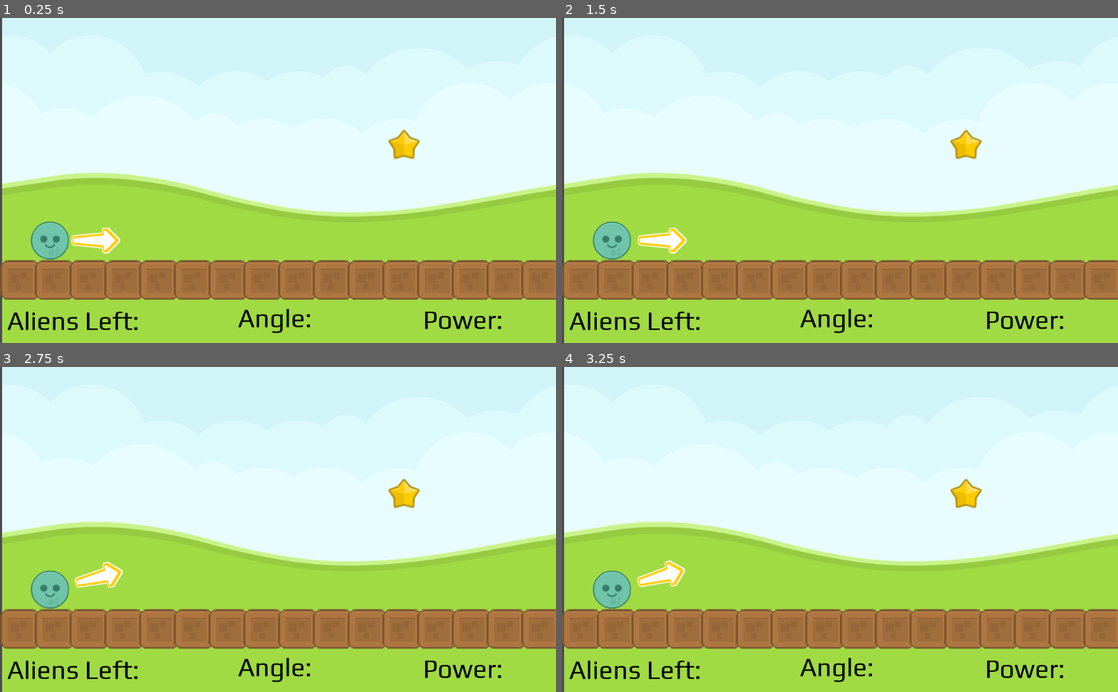
Above: before the commit, frames 1-4 (two rows, left to right).
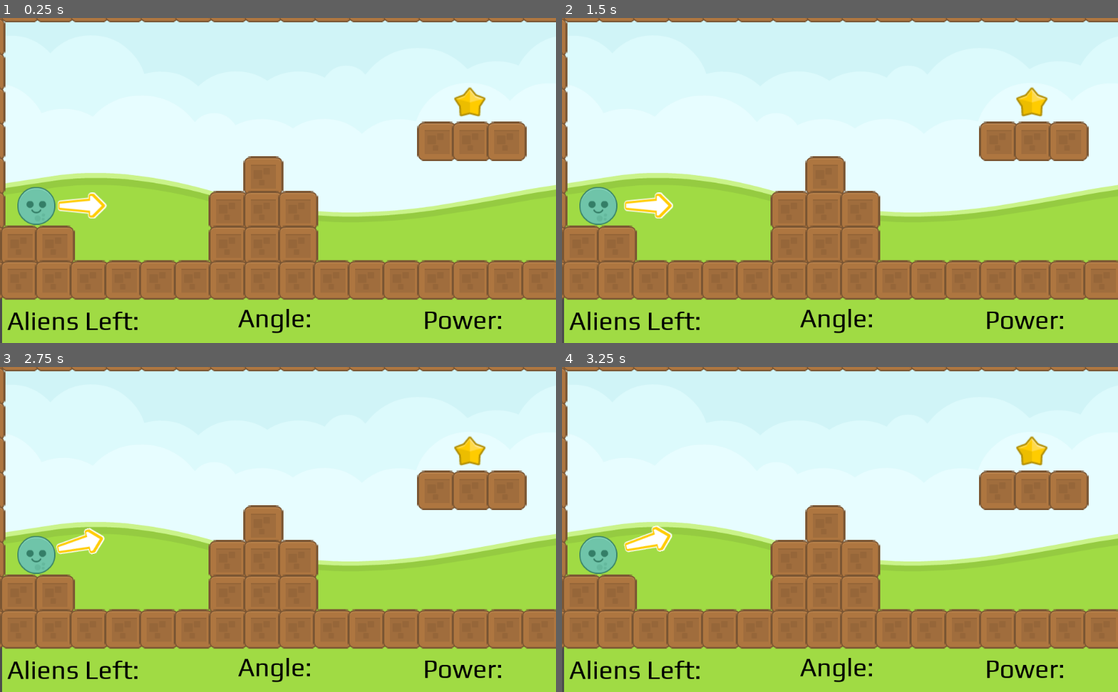
Above: after the commit, the same moments.

Repository: bsu-cs315/P1-ncbarber
Game: Godot game, scene res://src/Level.tscn
Two runs of this game, one before a commit and one after it. Both use one fixed random seed, a clock stepped at 60 frames per second and the inputs below.
Inputs:
- Up to frame 1 (0.25 s): no input
- Up to frame 2 (1.5 s): tap Enter at 0.5 s; hold Down (decrease angle) 0.53-1.28 s; tap R (restart, bound only after the commit) at 1.25 s; tap Left (decrease power) at 1.35 s
- Up to frame 3 (2.75 s): tap R (restart, bound only after the commit) at 2 s; hold Up (increase angle) from 2.03 s (still down)
- Up to frame 4 (3.25 s): release Up (increase angle) at 2.78 s; tap Right (increase power) at 2.85 s

The runs differ from the first frame. In frame 1, 13% of the frame differs, in the area x 0-100%, y 0-87%; in frame 2, 13%; in frame 3, 13%; in frame 4, 13%.

Commit message:
Edit Stat functionality, add Restart button 'R'

Diff:
--- a/project/project.godot
+++ b/project/project.godot
@@ -45,6 +45,11 @@
 , Object(InputEventKey,"resource_local_to_scene":false,"resource_name":"","device":0,"alt":false,"shift":false,"control":false,"meta":false,"command":false,"pressed":false,"scancode":65,"unicode":0,"echo":false,"script":null)
  ]
 }
+restart={
+"deadzone": 0.5,
+"events": [ Object(InputEventKey,"resource_local_to_scene":false,"resource_name":"","device":0,"alt":false,"shift":false,"control":false,"meta":false,"command":false,"pressed":false,"scancode":82,"unicode":0,"echo":false,"script":null)
+ ]
+}
 
 [physics]
 
--- a/project/src/Level.gd
+++ b/project/src/Level.gd
@@ -1 +1,13 @@
 extends Node2D
+
+
+func _process(_delta):
+
+	if Input.is_action_just_pressed("restart"):
+		restart()
+
+func _on_Star_Target_entered(_body):
+	print("Hit!")
+
+func restart():
+	var _restart_game = get_tree().change_scene("res://src/Level.tscn")
--- a/project/src/Level.tscn
+++ b/project/src/Level.tscn
@@ -54,15 +54,15 @@
 texture = ExtResource( 4 )
 
 [node name="Ball" parent="." instance=ExtResource( 1 )]
-position = Vector2( 92.1563, 410.078 )
+position = Vector2( 66.8991, 346.824 )
 
 [node name="TileMap" type="TileMap" parent="."]
 tile_set = SubResource( 2 )
 format = 1
-tile_data = PoolIntArray( 458752, 0, 0, 458753, 0, 0, 458754, 0, 0, 458755, 0, 0, 458756, 0, 0, 458757, 0, 0, 458758, 0, 0, 458759, 0, 0, 458760, 0, 0, 458761, 0, 0, 458762, 0, 0, 458763, 0, 0, 458764, 0, 0, 458765, 0, 0, 458766, 0, 0, 458767, 0, 0 )
+tile_data = PoolIntArray( -1, 0, 0, -65536, 0, 0, -65535, 0, 0, -65534, 0, 0, -65533, 0, 0, -65532, 0, 0, -65531, 0, 0, -65530, 0, 0, -65529, 0, 0, -65528, 0, 0, -65527, 0, 0, -65526, 0, 0, -65525, 0, 0, -65524, 0, 0, -65523, 0, 0, -65522, 0, 0, -65521, 0, 0, -65520, 0, 0, 65535, 0, 0, 16, 0, 0, 131071, 0, 0, 65552, 0, 0, 196607, 0, 0, 131088, 0, 0, 262143, 0, 0, 196620, 0, 0, 196621, 0, 0, 196622, 0, 0, 196624, 0, 0, 327679, 0, 0, 262151, 0, 0, 262160, 0, 0, 393215, 0, 0, 327686, 0, 0, 327687, 0, 0, 327688, 0, 0, 327696, 0, 0, 458751, 0, 0, 393216, 0, 0, 393217, 0, 0, 393222, 0, 0, 393223, 0, 0, 393224, 0, 0, 393232, 0, 0, 524287, 0, 0, 458752, 0, 0, 458753, 0, 0, 458754, 0, 0, 458755, 0, 0, 458756, 0, 0, 458757, 0, 0, 458758, 0, 0, 458759, 0, 0, 458760, 0, 0, 458761, 0, 0, 458762, 0, 0, 458763, 0, 0, 458764, 0, 0, 458765, 0, 0, 458766, 0, 0, 458767, 0, 0, 458768, 0, 0 )
 
 [node name="Star_Target" parent="." instance=ExtResource( 3 )]
-position = Vector2( 744, 236 )
+position = Vector2( 865.226, 157.428 )
 
 [node name="Control" type="Control" parent="."]
 margin_right = 40.0
@@ -97,3 +97,5 @@
 custom_fonts/font = SubResource( 5 )
 custom_colors/font_color = Color( 0, 0, 0, 1 )
 text = "Aliens Left:"
+
+[connection signal="body_entered" from="Star_Target" to="." method="_on_Star_Target_entered"]
--- a/project/src/Star_Target.gd
+++ /dev/null
@@ -1,5 +0,0 @@
-extends Area2D
-
-
-func _on_Star_Target_body_entered(_body):
-	print("collision")
--- a/project/src/Star_Target.tscn
+++ b/project/src/Star_Target.tscn
@@ -1,7 +1,6 @@
-[gd_scene load_steps=4 format=2]
+[gd_scene load_steps=3 format=2]
 
 [ext_resource path="res://assets/starGold.png" type="Texture" id=1]
-[ext_resource path="res://src/Star_Target.gd" type="Script" id=2]
 
 [sub_resource type="CircleShape2D" id=1]
 radius = 30.25
@@ -9,7 +8,6 @@
 [node name="Star_Target" type="Area2D" groups=[
 "Target",
 ]]
-script = ExtResource( 2 )
 
 [node name="Sprite" type="Sprite" parent="."]
 position = Vector2( 0.125, -5.125 )
@@ -18,5 +16,3 @@
 
 [node name="CollisionShape2D" type="CollisionShape2D" parent="."]
 shape = SubResource( 1 )
-
-[connection signal="body_entered" from="." to="." method="_on_Star_Target_body_entered"]
